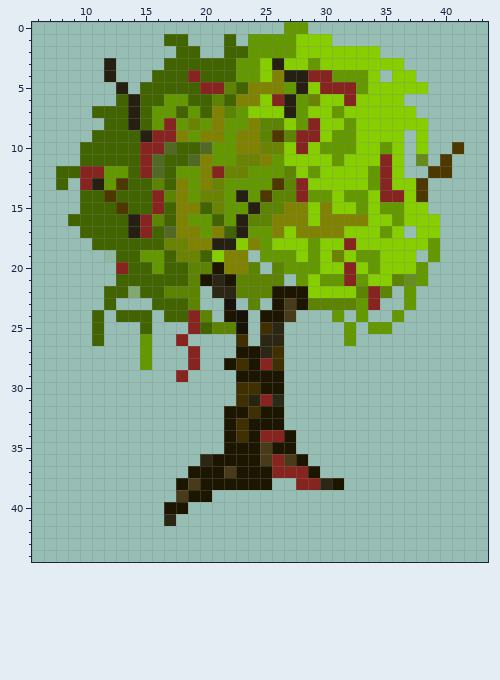
Pixel-art sprite -- assets/escenario/arbol 2.png. Above, as it was before the edit.
The file is 50x50 pixels. Pixels under 10% opacity are left out. Colours within 5 levels of each other are drawn and written as one. Shown: x 6..43, y 0..44.
And afterwards:
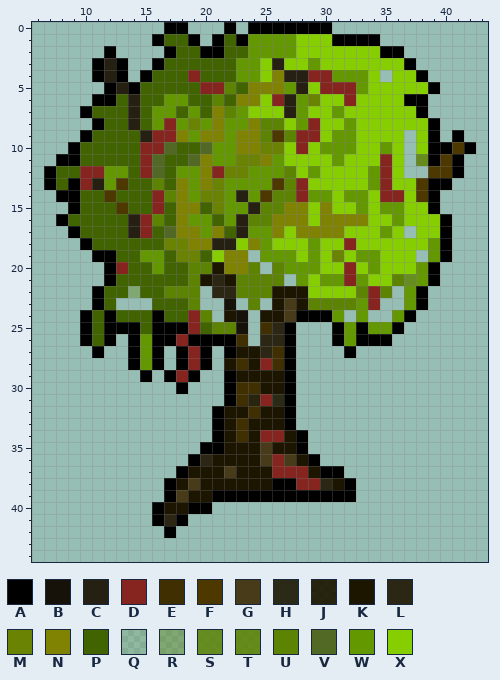
Palette (. is transparent): A #000000  B #161209  C #252012  D #86251f  E #402f00  F #4d3900  G #473b19  H #1c1500df  J #1c1500e9  K #1c1500  L #2c2614  M #6b8302  N #808302  P #416300  Q #5c83021b  R #5c83025f  S #5c8302d3  T #5c8302db  U #5c8302  V #526926  W #649800  X #87ce00
The edit:
There is now colour A in row 0 at x 17 to 18, 22, 24 to 26 and 29 to 30; in row 1 at x 16, 19, 21, 23 and 31 to 34; in row 2 at x 12, 17, 20 to 21 and 35 to 36; in row 3 at x 11, 13, 16 and 37; in row 4 at x 11, 13, 15 and 38; in row 5 at x 12, 14 and 39.
There is now colour A in row 6 at x 11 to 12 and 37 to 38; in row 7 at x 10 and 38; in row 8 at x 11 and 39; in row 9 at x 10, 39 and 41; in row 10 at x 9, 39 to 40 and 42; in row 11 at x 8 to 9, 39 and 41.
There is now colour A in row 12 at x 7 and 41; in row 13 at x 7, 9 and 39 to 40; in row 14 at x 8 to 9 and 39; in row 15 at x 9 and 39; in row 16 at x 8 and 40; in row 17 at x 9 and 40.
There is now colour A in row 18 at x 10 and 40; in row 19 at x 11 and 40; in rows 20 to 21 at x 12 and 39; in rows 22 to 23 at x 11 and 38; in row 24 at x 10, 12, 16, 28 to 30 and 37; in row 25 at x 10, 12 to 14, 16 to 18, 27, 31, 33 and 36.
There is now colour A in row 26 at x 10, 12, 14, 16 to 17, 19 to 22, 27, 31 and 33 to 35; in row 27 at x 11, 14, 16, 18, 20, 22, 27 and 32; in row 28 at x 14, 16, 18, 20 and 27; in row 29 at x 15, 17, 19, 22 and 27; in row 30 at x 18, 22 and 27; in row 31 at x 22 and 27.
There is now colour A in rows 32 to 33 at x 21 and 27; in row 34 at x 21 and 28; in row 35 at x 20 to 21 and 28; in row 36 at x 19 and 29; in row 37 at x 18 and 30 to 31; in row 38 at x 17, 26 to 27 and 32.
There is now colour A in row 39 at x 17 and 21 to 32; in row 40 at x 16 and 19 to 20; in row 41 at x 16 and 18; in row 42 at x 17.
The edit turns colour Q into colour A in row 19 at x 12.
The edit turns colour W into colour A in row 0 at x 27 to 28.
Changed places in both pictures, as pixel boxes (x1, y1, x2, y2):
changed: (44, 22, 476, 538)
